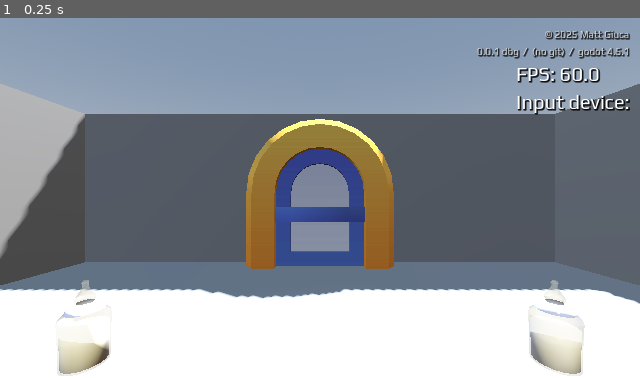
Above: before the commit, frame 1.
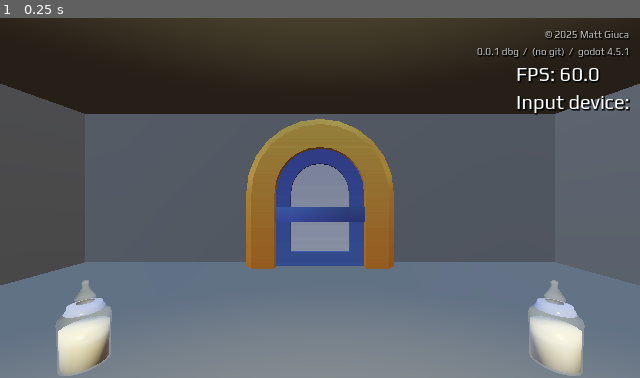
Above: after the commit, the same moment.

Repository: mgiuca/two-hands
Game: Godot game, scene res://scenes/levels/babies.tscn
Same seed, same stepped clock (60 frames per second), same inputs: the game is played once before the commit and once after it. This scene is started directly instead of the project's main scene.
Inputs:
- Up to frame 1 (0.25 s): no input

The runs differ from the first frame. In frame 1, 51% of the frame differs, in the area x 0-100%, y 0-100%.

Commit message:
Added music box for baby level.

Diff:
--- a/scenes/levels/babies.tscn
+++ b/scenes/levels/babies.tscn
@@ -1,10 +1,12 @@
-[gd_scene load_steps=8 format=4 uid="uid://c2bdn7ivam1cq"]
+[gd_scene load_steps=11 format=4 uid="uid://c2bdn7ivam1cq"]
 
 [ext_resource type="PackedScene" uid="uid://tdgkmflrwhol" path="res://scenes/level.tscn" id="1_t0qa0"]
 [ext_resource type="PackedScene" uid="uid://w24n725ra66v" path="res://scenes/bottle.tscn" id="2_t0qa0"]
 [ext_resource type="PackedScene" uid="uid://bopakv60mdjtv" path="res://meshes/cot.glb" id="3_jjwbj"]
+[ext_resource type="PackedScene" uid="uid://c7yuk8ev1nel7" path="res://meshes/music-box.glb" id="4_4bgyd"]
 [ext_resource type="PackedScene" uid="uid://befgfai7xh21g" path="res://scenes/door.tscn" id="4_id7lw"]
 [ext_resource type="PackedScene" uid="uid://d0y0b0ibmt0f1" path="res://scenes/baby.tscn" id="4_t0qa0"]
+[ext_resource type="AudioStream" uid="uid://ckughd8cxa5v3" path="res://sounds/lullaby.ogg" id="5_id7lw"]
 
 [sub_resource type="ArrayMesh" id="ArrayMesh_y65rj"]
 _surfaces = [{
@@ -39,6 +41,16 @@
 blend_shape_mode = 0
 shadow_mesh = SubResource("ArrayMesh_y65rj")
 
+[sub_resource type="GDScript" id="GDScript_id7lw"]
+resource_name = "MusicBox"
+script/source = "extends Node3D
+
+@onready var animation_player : AnimationPlayer = $AnimationPlayer
+
+func _ready() -> void:
+  animation_player.play('HandleAction')
+"
+
 [node name="Level" node_paths=PackedStringArray("left_hand", "right_hand", "activator1", "activator2") instance=ExtResource("1_t0qa0")]
 left_hand = NodePath("BottleLeft")
 right_hand = NodePath("BottleRight")
@@ -60,7 +72,6 @@
 
 [node name="Roof" type="CSGBox3D" parent="Static" index="1"]
 transform = Transform3D(1, 0, 0, 0, 1, 0, 0, 0, 1, 0, 3.5, 0)
-visible = false
 use_collision = true
 collision_layer = 2
 collision_mask = 0
@@ -125,16 +136,38 @@
 [node name="Cot2" parent="Static" index="7" instance=ExtResource("3_jjwbj")]
 transform = Transform3D(1, 0, 0, 0, 1, 0, 0, 0, 1, 3, 0, 0)
 
-[node name="Baby1" parent="." index="8" instance=ExtResource("4_t0qa0")]
+[node name="Table" type="CSGCombiner3D" parent="Static" index="8"]
+transform = Transform3D(1, 0, 0, 0, 1, 0, 0, 0, 1, 0, 0, 3)
+
+[node name="Top" type="CSGBox3D" parent="Static/Table" index="0"]
+transform = Transform3D(1, 0, 0, 0, 1, 0, 0, 0, 1, 0, 1, 0)
+size = Vector3(0.5, 0.1, 0.5)
+
+[node name="Leg" type="CSGBox3D" parent="Static/Table" index="1"]
+transform = Transform3D(1, 0, 0, 0, 1, 0, 0, 0, 1, 0, 0.5, 0)
+size = Vector3(0.1, 1, 0.1)
+
+[node name="Foot" type="CSGBox3D" parent="Static/Table" index="2"]
+size = Vector3(0.2, 0.05, 0.2)
+
+[node name="MusicBox" parent="." index="8" instance=ExtResource("4_4bgyd")]
+transform = Transform3D(-0.05158788, 0, -4.509956e-09, 0, 0.05158788, 0, 4.509956e-09, 0, -0.05158788, -0.026620984, 1.0459216, 3.0316756)
+script = SubResource("GDScript_id7lw")
+
+[node name="AudioStreamPlayer3D" type="AudioStreamPlayer3D" parent="MusicBox" index="6"]
+stream = ExtResource("5_id7lw")
+autoplay = true
+
+[node name="Baby1" parent="." index="9" instance=ExtResource("4_t0qa0")]
 transform = Transform3D(0.8794493, 0, -0.4759925, 0, 1, 0, 0.4759925, 0, 0.8794493, 0.6324054, 0.00525913, -0.5877454)
 
-[node name="Baby2" parent="." index="9" instance=ExtResource("4_t0qa0")]
+[node name="Baby2" parent="." index="10" instance=ExtResource("4_t0qa0")]
 transform = Transform3D(0.12451935, 0, 0.9922172, 0, 1, 0, -0.9922172, 0, 0.12451935, -0.6591977, 0.00525913, 0.4066227)
 
-[node name="Door" parent="." index="10" instance=ExtResource("4_id7lw")]
+[node name="Door" parent="." index="11" instance=ExtResource("4_id7lw")]
 transform = Transform3D(2.807497, 0, 0, 0, 2.807497, 0, 0, 0, 2.807497, 0, 0, -4.7449336)
 
-[node name="SecondaryLight" type="OmniLight3D" parent="." index="11"]
+[node name="SecondaryLight" type="OmniLight3D" parent="." index="12"]
 transform = Transform3D(1, 0, 0, 0, 1, 0, 0, 0, 1, 0, 2.2278504, 0.83508337)
 light_color = Color(1, 0.94133335, 0.68, 1)
 light_energy = 1.66
Binary file added: meshes/music-box.glb
Not shown, added: meshes/music-box.glb.import
Not shown, added: source/meshes/music-box.blend
